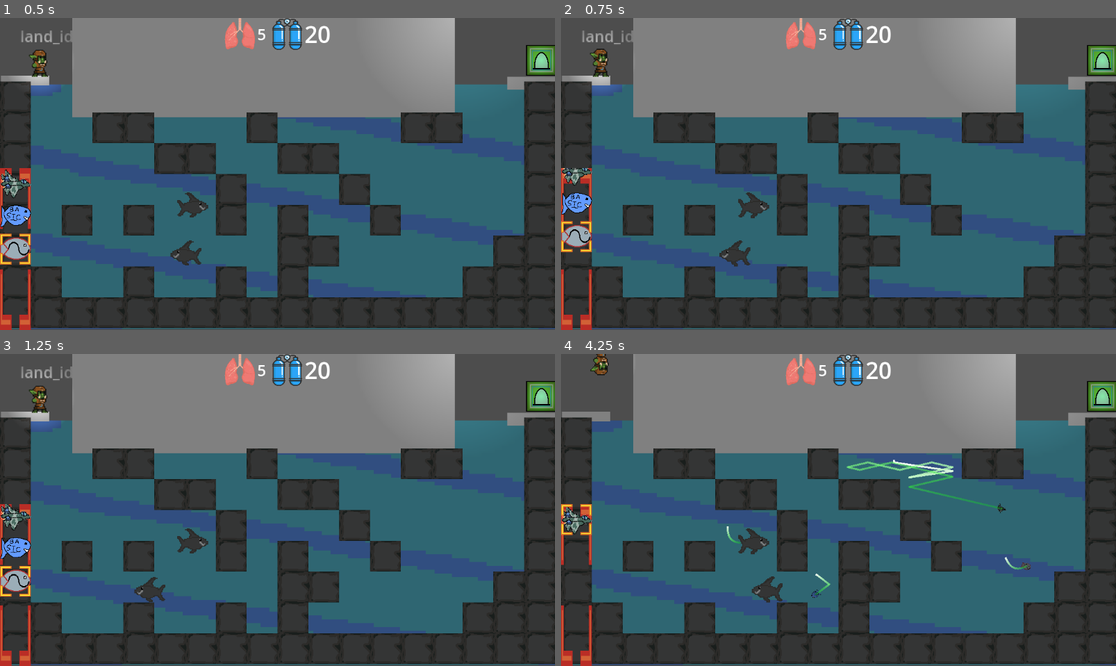
Above: before the commit, frames 1-4 (two rows, left to right).
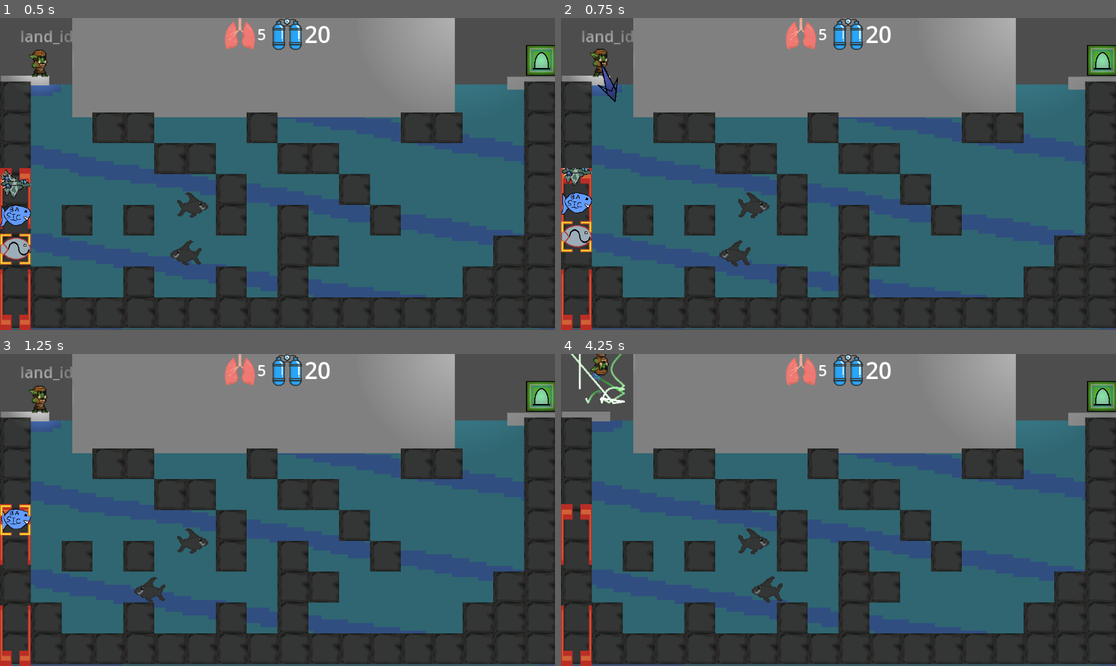
Above: after the commit, the same moments.

Repository: LuBolin/CaveDiver
Game: Godot game, scene res://levels/sandbox.tscn
Two runs of this game, one before a commit and one after it. Both use one fixed random seed, a clock stepped at 60 frames per second and the inputs below.
Inputs (mouse positions are in pixels of both pictures, inside the frame that each line leads up to):
- Up to frame 1 (0.5 s): no input
- Up to frame 2 (0.75 s): tap Enter at 0.5 s; drag from (577, 248) to (838, 208) at 0.52 s
- Up to frame 3 (1.25 s): no input
- Up to frame 4 (4.25 s): drag from (727, 525) to (838, 544) at 1.27 s; move the mouse to (894, 441) at 2.02 s; hold A (move_left) 2.03-2.75 s; tap 3 at 2.1 s; click (894, 441) at 2.17 s; drag from (810, 572) to (577, 391) at 2.77 s; move the mouse to (1005, 556) at 3.52 s; hold D (move_right) from 3.53 s (still down); tap 2 at 3.6 s; click (1005, 556) at 3.67 s; tap Space (jump) at 3.77 s

Frame 1 is identical in both runs. In frame 2, 0.2% of the frame differs, in the area x 6-11%, y 13-27%; in frame 3, 1.1%; in frame 4, 1.4%, in the area x 0-85%, y 0-79%.
Error before the commit: Cannot call method 'overlaps_area' on a null value. (res://objects/player/Player.gd:49)
Error after the commit: Cannot call method 'overlaps_area' on a null value. (res://objects/player/Player.gd:38)

Commit message:
aimed launching of fish

Diff:
--- /dev/null
+++ b/objects/player/AimIndicator.gd
@@ -0,0 +1,29 @@
+extends Node2D
+
+@onready var player: Player = $".."
+@onready var arrow: Sprite2D = $Arrow
+
+var aiming = false
+
+func _ready():
+	aiming = false
+	self.visible = aiming
+
+func _input(event):
+	if not event is InputEventMouse:
+		return
+	var target = get_global_mouse_position()
+	if event is InputEventMouseMotion and aiming:
+		self.look_at(target)
+
+	if event is InputEventMouseButton \
+		and event.button_index == MOUSE_BUTTON_LEFT:
+			if not player.has_ammo():
+				return
+			aiming = event.is_pressed()
+			self.visible = aiming
+			if not aiming: # release
+				var direction = target - self.global_position
+				player.launch_fish(direction)
+			else:
+				self.look_at(target)
--- a/objects/player/HUD/ammo_pouch.gd
+++ b/objects/player/HUD/ammo_pouch.gd
@@ -83,3 +83,6 @@
 				push_fish(sine_fish)
 			KEY_3:
 				push_fish(jet_fish)
+
+func get_fish_count():
+	return vbox_list.get_children().size()
--- a/objects/player/Player.gd
+++ b/objects/player/Player.gd
@@ -26,17 +26,6 @@
 func _unhandled_input(event):
 	if event.is_action_pressed("restart"):
 		get_tree().reload_current_scene()
-	if event is InputEventMouseButton:
-		if event.button_index == MOUSE_BUTTON_LEFT:
-			if event.is_pressed():
-				var fish_resource = ammo_pouch.pop_fish()
-				if fish_resource:
-					var fish = fish_resource.instantiate()
-					get_parent().add_child(fish)
-					var mouse_pos = get_global_mouse_position()
-					fish.global_position = mouse_pos
-					var direction = mouse_pos - self.global_position
-					fish.launch(direction)
 	state_machine.process_input(event)
 
 func _physics_process(delta):
@@ -52,3 +41,14 @@
 func in_water():
 	var in_water = waters_area.overlaps_body(self)
 	return in_water
+
+func launch_fish(direction):
+	var fish_resource = ammo_pouch.pop_fish()
+	if fish_resource:
+		var fish = fish_resource.instantiate()
+		get_parent().add_child(fish)
+		fish.global_position = self.global_position
+		fish.launch(direction)
+
+func has_ammo():
+	return ammo_pouch.get_fish_count() > 0
--- a/objects/player/player.tscn
+++ b/objects/player/player.tscn
@@ -14,6 +14,8 @@
 [ext_resource type="Script" path="res://objects/player/states/water_float.gd" id="11_mb7uq"]
 [ext_resource type="Script" path="res://objects/player/states/water_sink.gd" id="12_5gqv5"]
 [ext_resource type="PackedScene" uid="uid://bpp4cb8b201on" path="res://objects/player/HUD/ammo_pouch.tscn" id="13_u68c8"]
+[ext_resource type="Script" path="res://objects/player/AimIndicator.gd" id="15_ape5n"]
+[ext_resource type="Texture2D" uid="uid://dwrel4o0rfjxx" path="res://resources/sprites/arrow.png" id="15_gffn3"]
 
 [sub_resource type="CapsuleShape2D" id="CapsuleShape2D_f5jfp"]
 
@@ -34,18 +36,6 @@
 
 [node name="Collision" type="CollisionShape2D" parent="."]
 shape = SubResource("CapsuleShape2D_f5jfp")
-
-[node name="Renderer" type="Node2D" parent="."]
-
-[node name="AnimatedSprite" type="AnimatedSprite2D" parent="Renderer"]
-sprite_frames = ExtResource("2_gp143")
-animation = &"land_idle"
-autoplay = "land_idle"
-
-[node name="PointLight2D" type="PointLight2D" parent="Renderer"]
-energy = 0.5
-texture = ExtResource("5_7idbf")
-texture_scale = 1.2
 
 [node name="StateMachine" type="Node2D" parent="." node_paths=PackedStringArray("starting_state")]
 script = ExtResource("4_jvups")
@@ -119,3 +109,24 @@
 [node name="CollisionShape2D" type="CollisionShape2D" parent="Head"]
 position = Vector2(0, -7.5)
 shape = SubResource("CircleShape2D_hj2cs")
+
+[node name="Renderer" type="Node2D" parent="."]
+
+[node name="AnimatedSprite" type="AnimatedSprite2D" parent="Renderer"]
+sprite_frames = ExtResource("2_gp143")
+animation = &"land_idle"
+autoplay = "land_idle"
+
+[node name="PointLight2D" type="PointLight2D" parent="Renderer"]
+energy = 0.5
+texture = ExtResource("5_7idbf")
+texture_scale = 1.2
+
+[node name="AimIndicator" type="Node2D" parent="."]
+script = ExtResource("15_ape5n")
+
+[node name="Arrow" type="Sprite2D" parent="AimIndicator"]
+position = Vector2(22.5, 0)
+rotation = 0.785397
+scale = Vector2(0.5, 0.5)
+texture = ExtResource("15_gffn3")
Not shown: 1 places in objects/player/player.tscn that only renumber resources
Binary file added: resources/sprites/arrow.png
Not shown, added: resources/sprites/arrow.png.import
